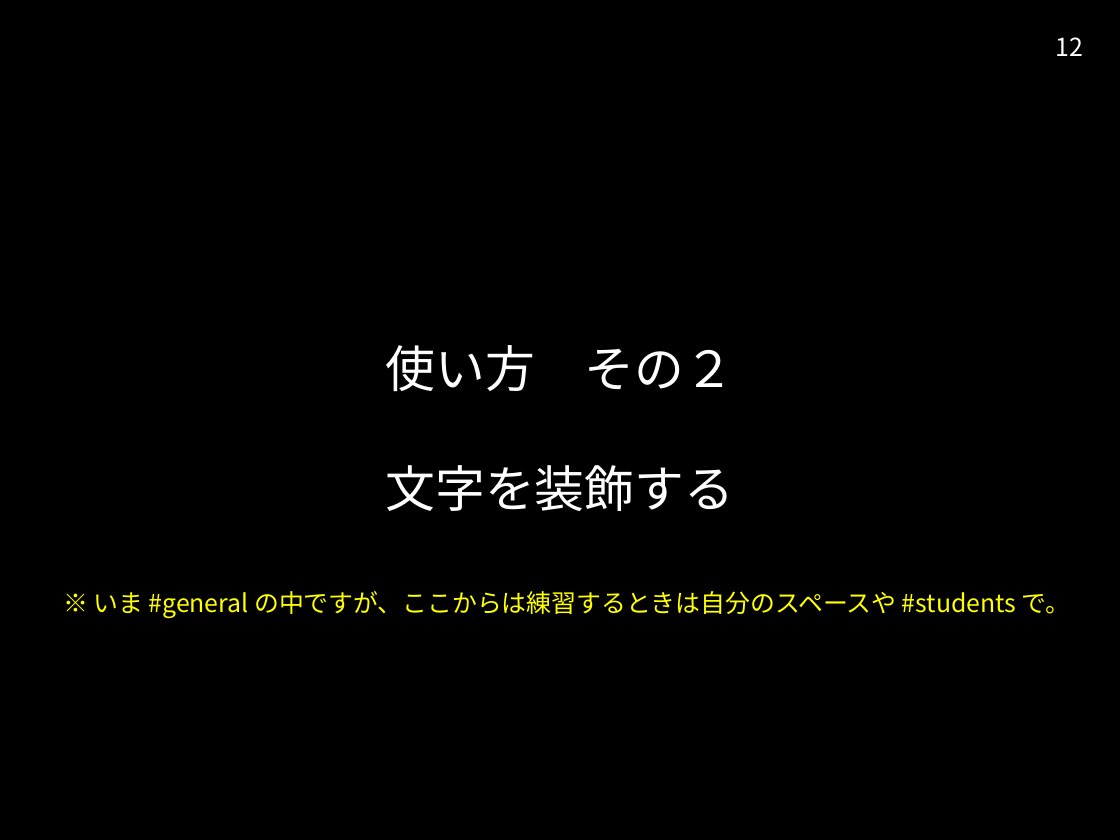
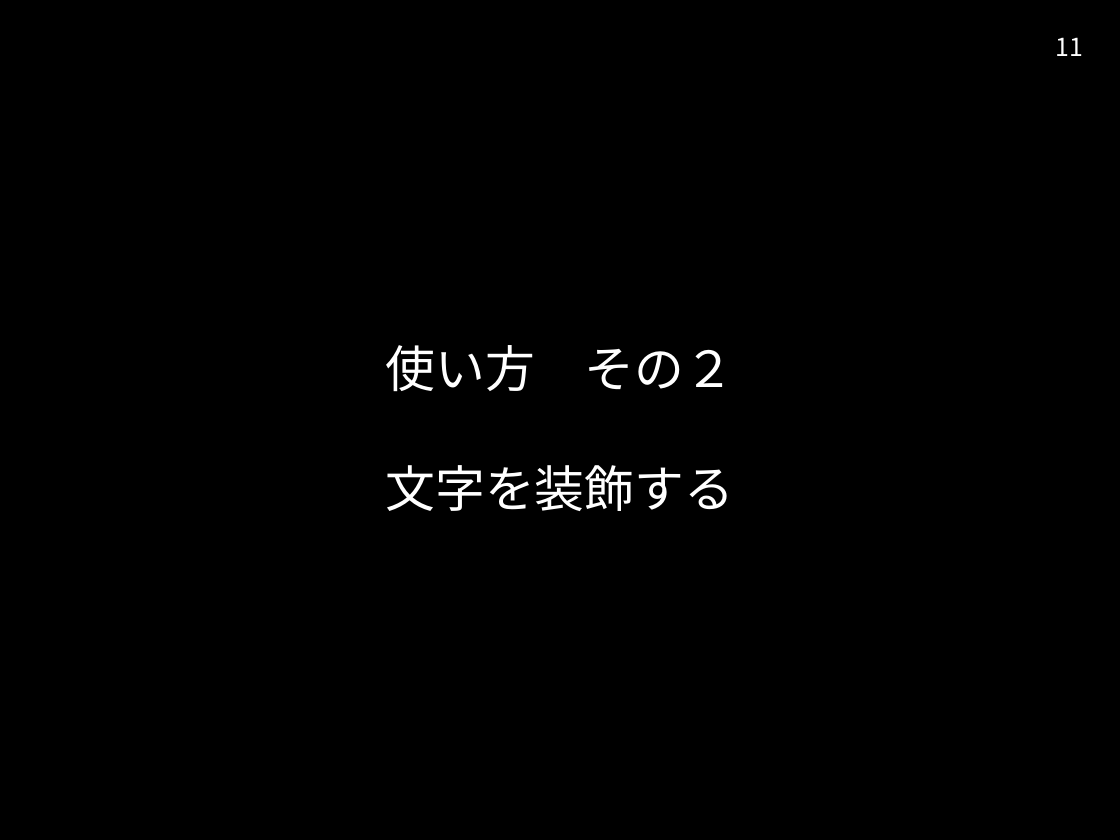
Before and after one commit to kottn/begin-slack, a slide deck: slide 11 of begin-slack.pptx (slide 12 before the commit). Drawn at 1120x840 pixels with LibreOffice and Linux fonts; fonts in the diff are those of the drawing. Boxes give left, top, right and bottom in pixels: in the first picture for what was removed or moved away, otherwise in the second. Text is boxed around its words. In the diff, an @@ line names an element or a change of style, - is before the commit and + after.

```diff
--- a/begin-slack.pptx
+++ b/begin-slack.pptx
@@ page number at box(1056, 37, 1084, 56): text changed @@
-12
+11
@@ text removed at box(94, 591, 1071, 618) @@
-※ いま #general の中ですが、ここからは練習するときは自分のスペースや #students で。
```
Also in this commit, not shown: 18 other slides changed, 2 slides added, 1 slide removed, 1 other file.
